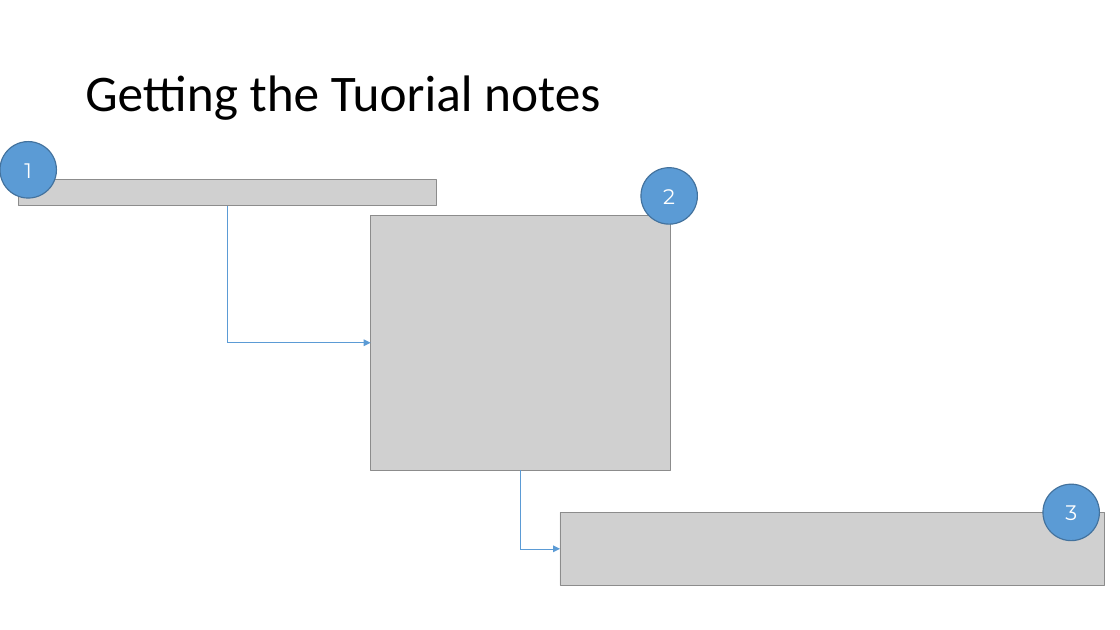
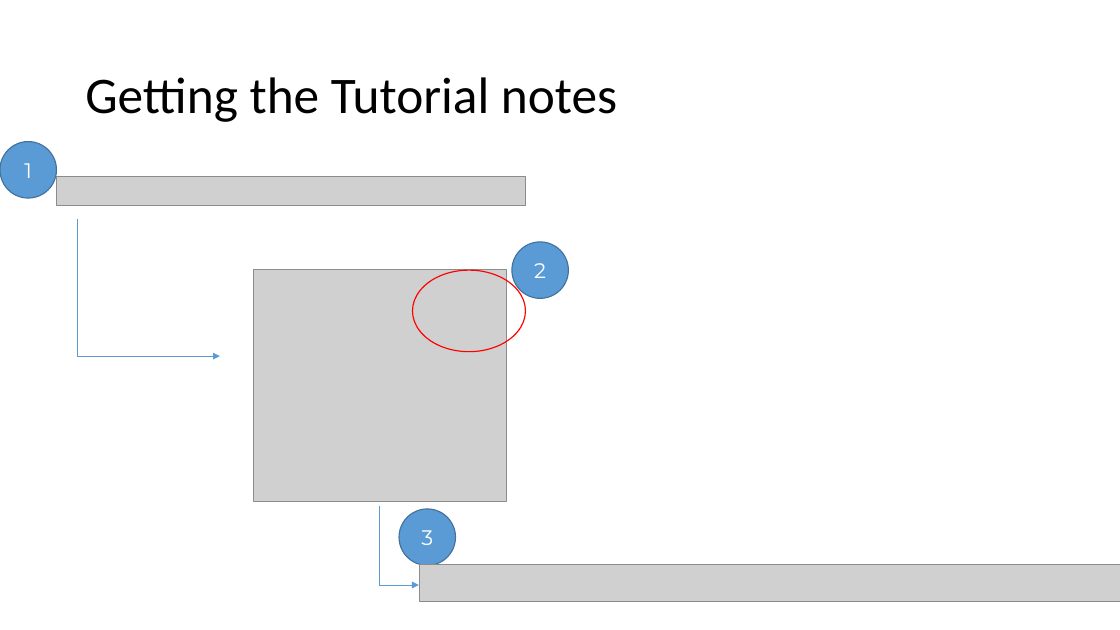
Before and after one commit to shabbir-hussain/ecse321tutW15, a slide deck: slide 12 of 01-EclipseAndGithub.pptx. Drawn at 1120x630 pixels with LibreOffice and Linux fonts; fonts in the diff are those of the drawing; grey boxes stand for pictures. Boxes give left, top, right and bottom in pixels: in the first picture for what was removed or moved away, otherwise in the second. Text is boxed around its words. In the diff, an @@ line names an element or a change of style, - is before the commit and + after.

```diff
--- a/01-EclipseAndGithub.pptx
+++ b/01-EclipseAndGithub.pptx
@@ title at box(85, 77, 617, 122): text changed @@
-Getting the Tuorial notes
+Getting the Tutorial notes
@@ picture: place and size @@
-picture at box(18, 180, 437, 206)
+picture at box(56, 176, 525, 206)
@@ elbow arrow moved from (228, 206) - (371, 343) to (77, 219) - (220, 356) @@
@@ picture removed at box(371, 215, 670, 470) @@
@@ ellipse "2": place and size @@
-ellipse "2" at box(641, 168, 697, 224)
+ellipse "2" at box(512, 242, 568, 298)
@@ picture added at box(254, 270, 507, 502) @@
@@ ellipse added at box(413, 271, 525, 352), outline #FF0000 1 pt @@
@@ elbow arrow moved from (520, 471) - (560, 549) to (379, 507) - (419, 585) @@
@@ ellipse "3": place and size @@
-ellipse "3" at box(1044, 484, 1100, 540)
+ellipse "3" at box(399, 509, 455, 565)
@@ picture removed at box(560, 513, 1105, 586) @@
@@ picture added at box(420, 565, 1120, 602) @@
```
Also in this commit, not shown: 3 other slides changed.
